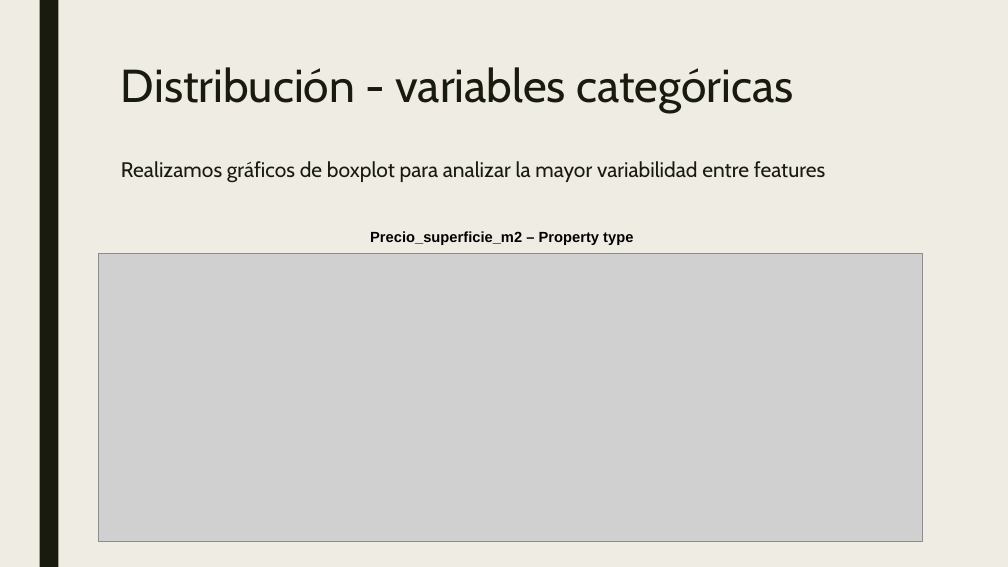
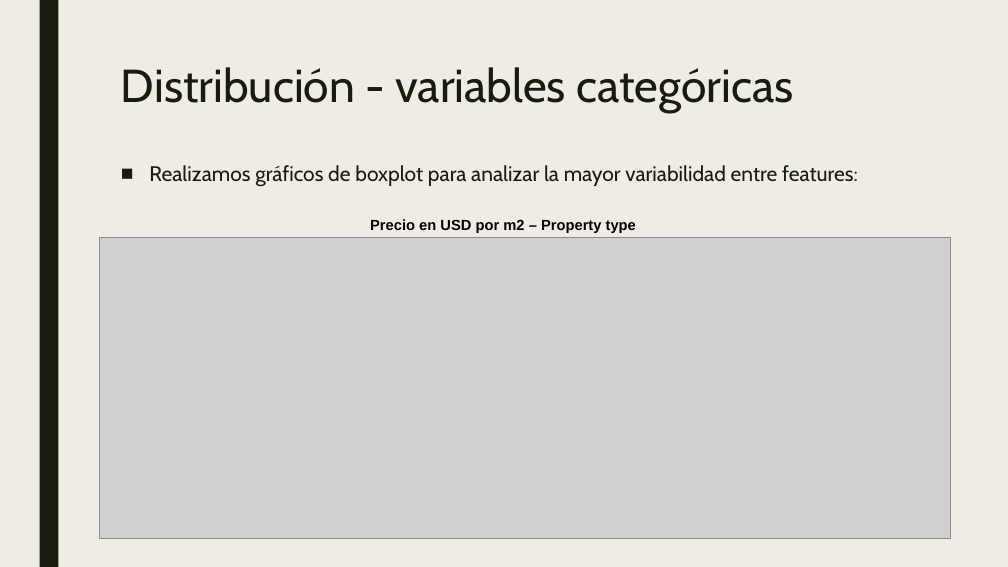
Before and after one commit to varelapablos/Desafio1-G3, a slide deck: slide 8 of Presentación - Desafio 2 - Regresión Lineal Properati.pptx (slide 10 before the commit). Drawn at 1008x567 pixels with LibreOffice and Linux fonts; fonts in the diff are those of the drawing; grey boxes stand for pictures. Boxes give left, top, right and bottom in pixels: in the first picture for what was removed or moved away, otherwise in the second. Text is boxed around its words. In the diff, an @@ line names an element or a change of style, - is before the commit and + after.

```diff
--- a/Presentación - Desafio 2 - Regresión Lineal Properati.pptx
+++ b/Presentación - Desafio 2 - Regresión Lineal Properati.pptx
@@ text at (x1=149, y1=165, x2=858, y2=187): text changed @@
-Realizamos gráficos de boxplot para analizar la mayor variabilidad entre features
+■ Realizamos gráficos de boxplot para analizar la mayor variabilidad entre features:
@@ picture resized from (x1=98, y1=253, x2=923, y2=542) to (x1=100, y1=237, x2=951, y2=538) @@
@@ text at (x1=370, y1=219, x2=636, y2=233): text changed @@
-Precio_superficie_m2 – Property type
+Precio en USD por m2 – Property type
```
Also in this commit, not shown: 11 other slides changed, 3 slides added, 4 slides removed, 1 other file.
